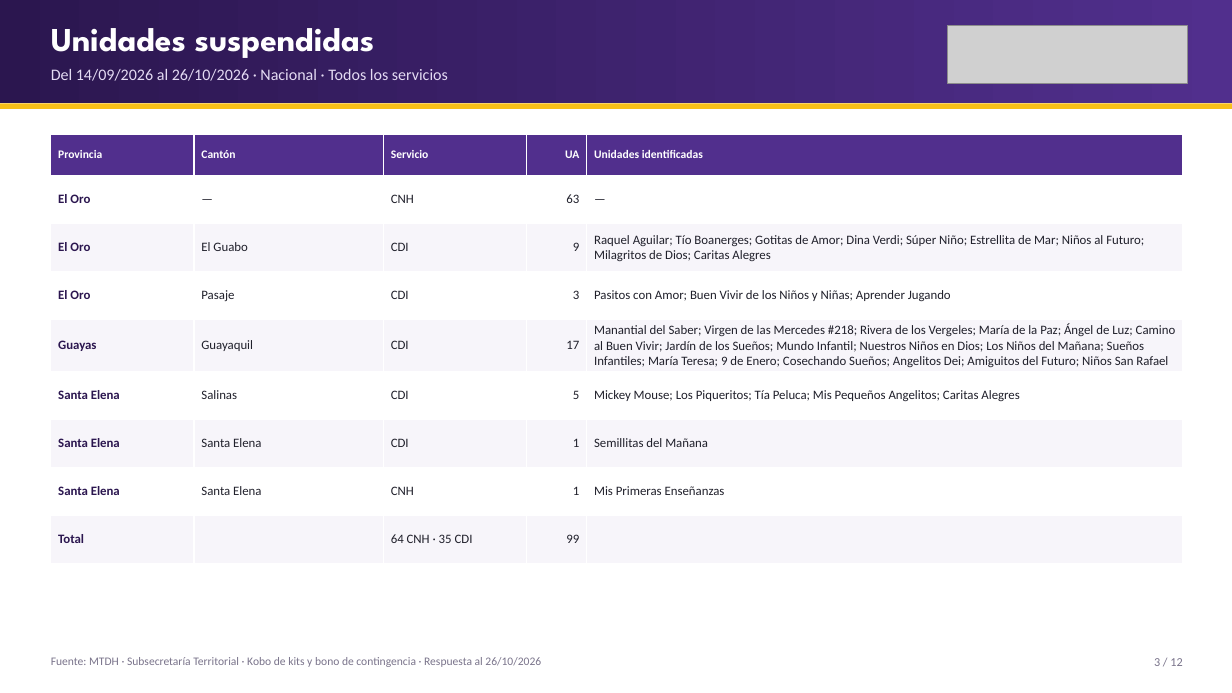
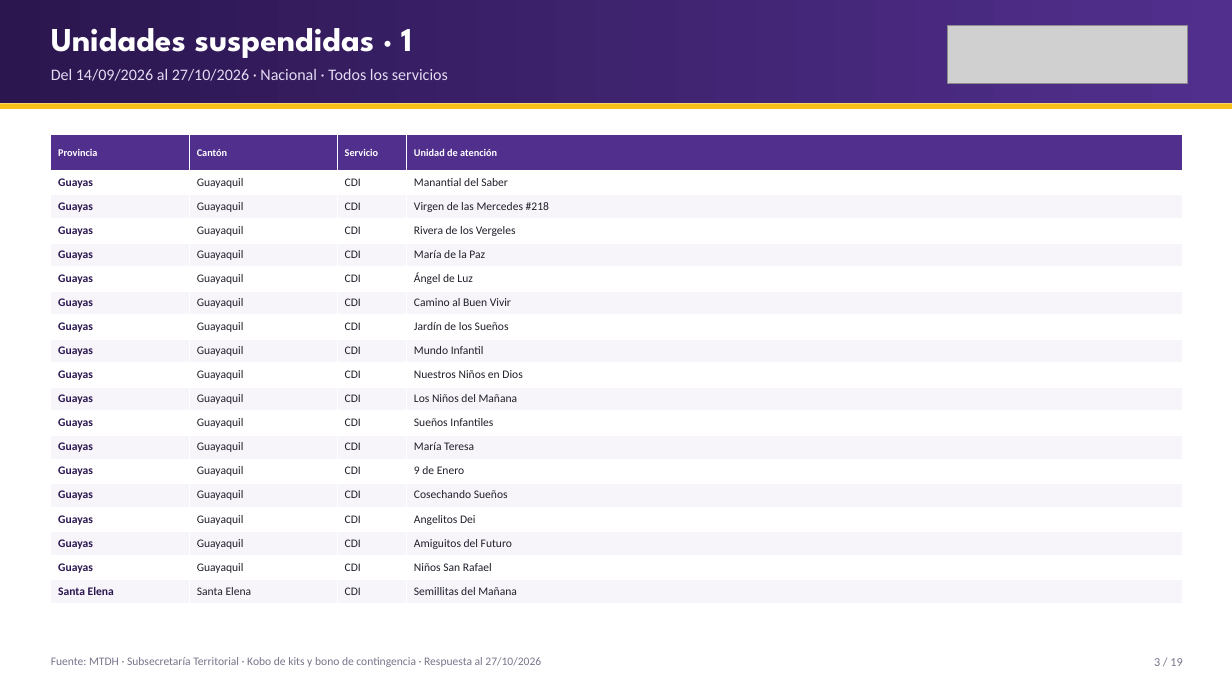
Before and after one commit to JuanAmbuludi/Sistema-Reporte-MTDH, a slide deck: slide 3 of docs/reportes/Seguimiento_ENOS_2026-10-26.pptx. Drawn at 1232x693 pixels with LibreOffice and Linux fonts; fonts in the diff are those of the drawing; grey boxes stand for pictures. Boxes give left, top, right and bottom in pixels: in the first picture for what was removed or moved away, otherwise in the second. Text is boxed around its words. In the diff, an @@ line names an element or a change of style, - is before the commit and + after.

Commit message:
Actualizar kits y continuidad al 27 de octubre y restituir el template Plan ENOS con evolución de alertas

```diff
--- a/docs/reportes/Seguimiento_ENOS_2026-10-26.pptx
+++ b/docs/reportes/Seguimiento_ENOS_2026-10-26.pptx
@@ text at bbox=[51, 28, 412, 58]: text changed @@
-Unidades suspendidas
+Unidades suspendidas · 1
@@ text at bbox=[51, 69, 448, 81]: text changed @@
-Del 14/09/2026 al 26/10/2026 · Nacional · Todos los servicios
+Del 14/09/2026 al 27/10/2026 · Nacional · Todos los servicios
@@ table at bbox=[51, 134, 1183, 604] @@
-Provincia | Cantón | Servicio | UA | Unidades identificadas
-El Oro | — | CNH | 63 | —
-El Oro | El Guabo | CDI | 9 | Raquel Aguilar; Tío Boanerges; Gotitas de Amor; Dina Verdi; Súper Niño; Estrellita de Mar; Niños al Futuro; Milagritos de Dios; Caritas Alegres
-El Oro | Pasaje | CDI | 3 | Pasitos con Amor; Buen Vivir de los Niños y Niñas; Aprender Jugando
-Guayas | Guayaquil | CDI | 17 | Manantial del Saber; Virgen de las Mercedes #218; Rivera de los Vergeles; María de la Paz; Ángel de Luz; Camino al Buen Vivir; Jardín de los Sueños; Mundo Infantil; Nuestros Niños en Dios; Los Niños del Mañana; Sueños Infantiles; María Teresa; 9 de Enero; Cosechando Sueños; Angelitos Dei; Amiguitos del Futuro; Niños San Rafael
-Santa Elena | Salinas | CDI | 5 | Mickey Mouse; Los Piqueritos; Tía Peluca; Mis Pequeños Angelitos; Caritas Alegres
-Santa Elena | Santa Elena | CDI | 1 | Semillitas del Mañana
-Santa Elena | Santa Elena | CNH | 1 | Mis Primeras Enseñanzas
-Total |  | 64 CNH · 35 CDI | 99 | 
+Provincia | Cantón | Servicio | Unidad de atención
+Guayas | Guayaquil | CDI | Manantial del Saber
+Guayas | Guayaquil | CDI | Virgen de las Mercedes #218
+Guayas | Guayaquil | CDI | Rivera de los Vergeles
+Guayas | Guayaquil | CDI | María de la Paz
+Guayas | Guayaquil | CDI | Ángel de Luz
+Guayas | Guayaquil | CDI | Camino al Buen Vivir
+Guayas | Guayaquil | CDI | Jardín de los Sueños
+Guayas | Guayaquil | CDI | Mundo Infantil
+Guayas | Guayaquil | CDI | Nuestros Niños en Dios
+Guayas | Guayaquil | CDI | Los Niños del Mañana
+Guayas | Guayaquil | CDI | Sueños Infantiles
+Guayas | Guayaquil | CDI | María Teresa
+Guayas | Guayaquil | CDI | 9 de Enero
+Guayas | Guayaquil | CDI | Cosechando Sueños
+Guayas | Guayaquil | CDI | Angelitos Dei
+Guayas | Guayaquil | CDI | Amiguitos del Futuro
+Guayas | Guayaquil | CDI | Niños San Rafael
+Santa Elena | Santa Elena | CDI | Semillitas del Mañana
@@ text at bbox=[51, 657, 541, 667]: text changed @@
-Fuente: MTDH · Subsecretaría Territorial · Kobo de kits y bono de contingencia · Respuesta al 26/10/2026
+Fuente: MTDH · Subsecretaría Territorial · Kobo de kits y bono de contingencia · Respuesta al 27/10/2026
@@ text at bbox=[1154, 658, 1182, 666]: text changed @@
-3 / 12
+3 / 19
```
Also in this commit, not shown: 11 other slides changed, 7 slides added, 15 other files.
